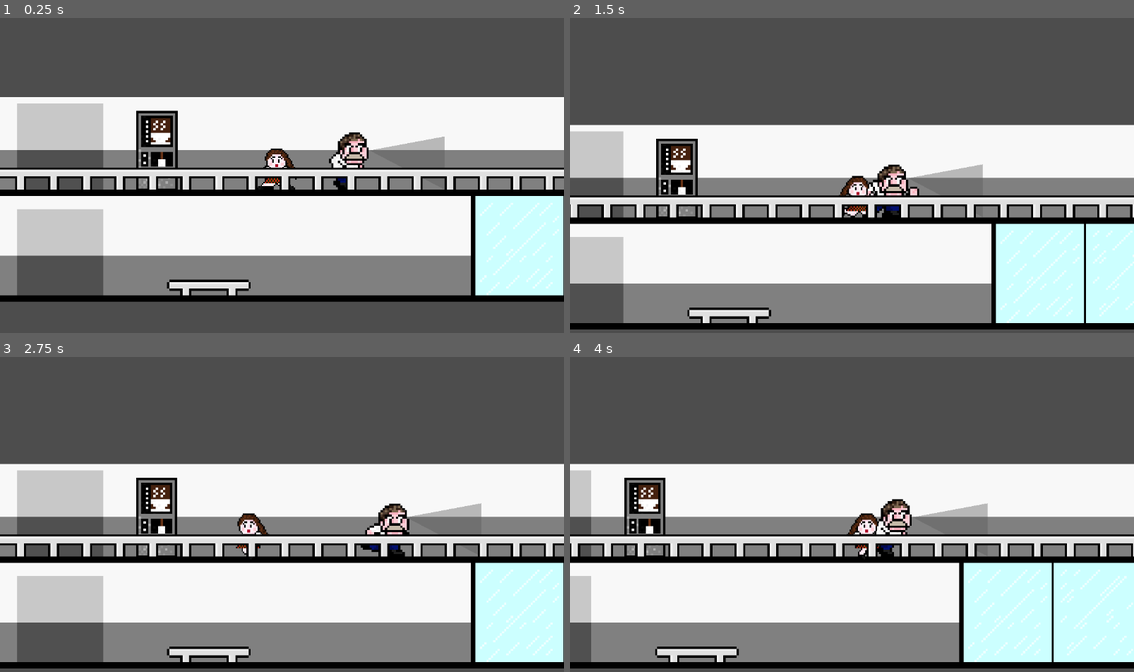
Above: before the commit, frames 1-4 (two rows, left to right).
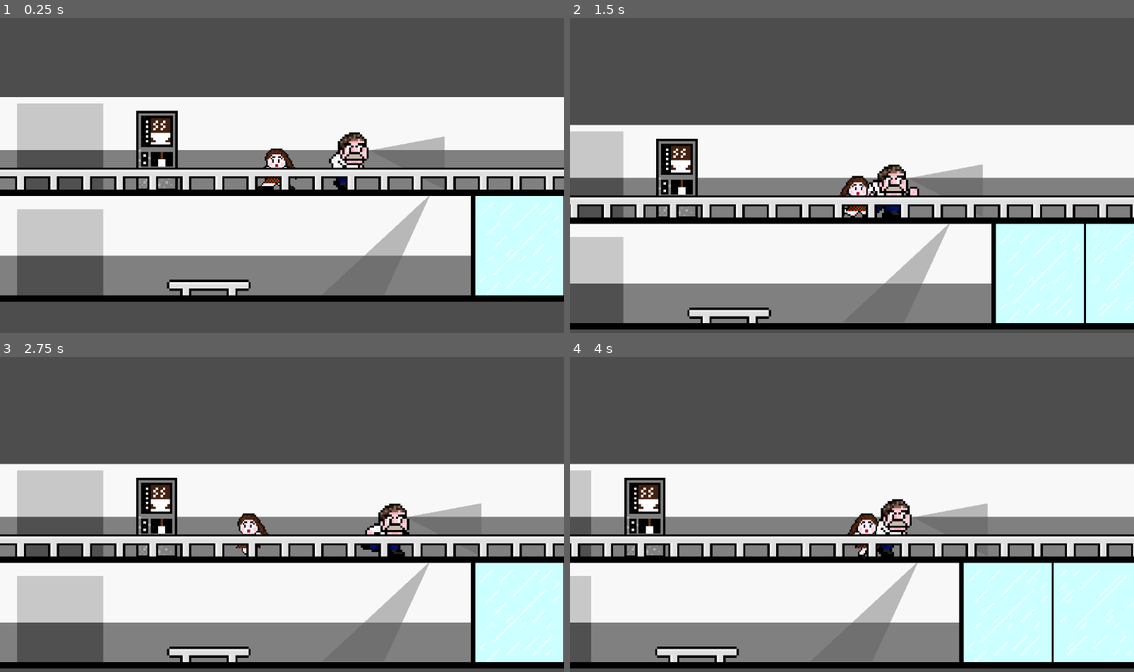
Above: after the commit, the same moments.

Repository: ema-12-martins/right_under_your_moustache
Game: Godot game, scene res://scenes/game.tscn
Two runs of this game, one before a commit and one after it. Both use one fixed random seed, a clock stepped at 60 frames per second and the inputs below.
Inputs:
- Up to frame 1 (0.25 s): no input
- Up to frame 2 (1.5 s): tap Enter (ui_accept) at 0.5, 0.77 s; hold W (Interact) 0.53-1.28 s; hold D (right) from 0.53 s (still down); tap W (Interact) at 1.35 s
- Up to frame 3 (2.75 s): tap Enter (ui_accept) at 1.52 s; release D (right) at 2.03 s; hold A (left) from 2.03 s (still down); hold W (Interact) from 2.03 s (still down)
- Up to frame 4 (4 s): release A (left) at 2.78 s; release W (Interact) at 2.78 s; hold D (right) from 2.78 s (still down); tap W (Interact) at 2.85 s; tap Enter (ui_accept) at 3.02, 3.77 s; hold W (Interact) from 3.53 s (still down)

The runs differ from the first frame. In frame 1, 0.7% of the frame differs, in the area x 64-77%, y 56-76%; in frame 2, 0.7%; in frame 3, 0.7%; in frame 4, 0.7%.

Commit message:
ja perde com a camara

Diff:
--- /dev/null
+++ b/right_under_your_moustache/scenes/camera.tscn
@@ -0,0 +1,18 @@
+[gd_scene load_steps=2 format=3 uid="uid://p7im8cqmkuvf"]
+
+[ext_resource type="Script" uid="uid://ca61o2ynariao" path="res://scripts/camera.gd" id="1_cvpoc"]
+
+[node name="camera" type="Node2D"]
+script = ExtResource("1_cvpoc")
+
+[node name="Area2D" type="Area2D" parent="."]
+
+[node name="CollisionPolygon2D" type="CollisionPolygon2D" parent="Area2D"]
+position = Vector2(-1, 0)
+polygon = PackedVector2Array(-839, 767, -396, 767, -69, 71)
+
+[node name="Timer" type="Timer" parent="."]
+
+[node name="Polygon2D" type="Polygon2D" parent="."]
+color = Color(0.352941, 0.352941, 0.352941, 0.4)
+polygon = PackedVector2Array(-82, 74, -819, 757, -396, 757)
--- a/right_under_your_moustache/scenes/game.tscn
+++ b/right_under_your_moustache/scenes/game.tscn
@@ -11,6 +11,7 @@
 [ext_resource type="Script" uid="uid://bhatpi5j64g1b" path="res://scripts/speed_timer.gd" id="7_kvpfn"]
 [ext_resource type="Script" uid="uid://ca3mp2ij4vj0u" path="res://scripts/levels.gd" id="8_gee14"]
 [ext_resource type="PackedScene" uid="uid://s0d5lbvc0ff0" path="res://scenes/coffee_machine.tscn" id="10_vtaks"]
+[ext_resource type="PackedScene" uid="uid://p7im8cqmkuvf" path="res://scenes/camera.tscn" id="12_dinhu"]
 
 [sub_resource type="TileSetAtlasSource" id="TileSetAtlasSource_prfob"]
 texture = ExtResource("1_foirs")
@@ -161,4 +162,9 @@
 position = Vector2(-850, -983)
 scale = Vector2(0.359865, 0.359865)
 
+[node name="SecurityCameras" type="Node" parent="."]
+
+[node name="camera" parent="SecurityCameras" instance=ExtResource("12_dinhu")]
+position = Vector2(1095, -761)
+
 [connection signal="timeout" from="augusto/speed_timer" to="augusto/speed_timer" method="_on_timeout"]
--- /dev/null
+++ b/right_under_your_moustache/scripts/camera.gd
@@ -0,0 +1,13 @@
+extends Node2D
+
+@onready var area_2d: Area2D = $Area2D
+
+func _ready() -> void:
+	area_2d.body_entered.connect(_on_body_entered)
+
+func _on_body_entered(body: Node2D) -> void:
+	if body.name == "augusto":
+		call_deferred("reload_scene")
+
+func reload_scene():
+	get_tree().reload_current_scene()
Not shown: 1 places in right_under_your_moustache/scenes/game.tscn that only renumber resources
Not shown, added: right_under_your_moustache/scripts/camera.gd.uid
